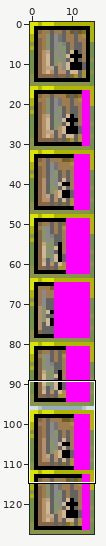
File history of a sprite sheet, arm9/graphics/Exit25.png. The picture above shows the old version from afar; the outline marks the close-up.
Close-up. First the earlier version:
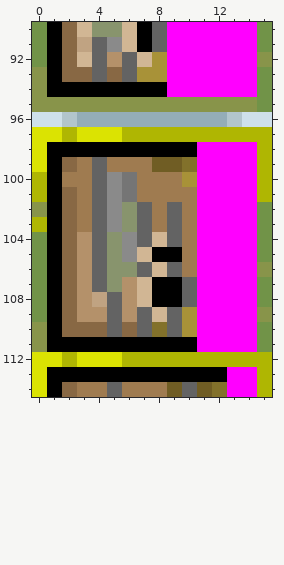
The file is 16x128 pixels. Shown: x 0..15, y 90..114.
The same view after the edit:
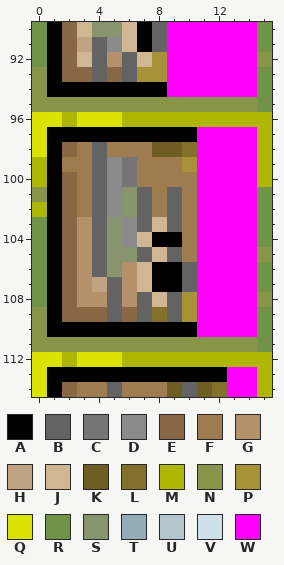
Palette (. is transparent): A #000000  B #636363  C #757575  D #8a8a8a  E #886844  F #9f7b50  G #b4916a  H #c0a382  J #d1b694  K #705d24  L #82712b  M #afb602  N #88944a  P #a89238  Q #dbe302  R #719348  S #88946d  T #94adb8  U #b2c5cc  V #cee0ea  W #ff00ff
The exact change:
@@ x 0..15 @@
  95 NNNNNNNNNNNNNNNR
- 96 VVUTTTTTTTTTTUVV
- 97 QQMQQQMMMMMMMMMM
- 98 QAAAAAAAAAAWWWWM
- 99 QAEFBFFFKKLWWWWM
-100 MAFFBDCFFFPWWWWM
-101 MAEFBDCFFFFWWWWM
-102 NAEFBDSBFBFWWWWR
-103 MAEFBDSBFBFWWWWR
-104 RAEGBSDBJBFWWWWR
-105 RAEGBSDJAAFWWWWR
-106 RAEGBSSBJBFWWWWN
-107 RAEGBSGJAABWWWWR
-108 RAEGHBGJAABWWWWR
-109 RAEGGBGBJBPWWWWN
-110 NAEEEBEBLBPWWWWR
-111 NAAAAAAAAAAWWWWR
+ 96 QQMQQQMMMMMMMMMM
+ 97 QAAAAAAAAAAWWWWM
+ 98 QAEFBFFFKKLWWWWM
+ 99 MAFFBDCFFFPWWWWM
+100 MAEFBDCFFFFWWWWM
+101 NAEFBDSBFBFWWWWR
+102 MAEFBDSBFBFWWWWR
+103 RAEGBSDBJBFWWWWR
+104 RAEGBSDJAAFWWWWR
+105 RAEGBSSBJBFWWWWN
+106 RAEGBSGJAABWWWWR
+107 RAEGHBGJAABWWWWR
+108 RAEGGBGBJBPWWWWN
+109 NAEEEBEBLBPWWWWR
+110 NAAAAAAAAAAWWWWR
+111 NNNNNNNNNNNNNNNR
 112 QQMQQQMMMMMMMMMM
Where, in picture pixels (left, top, right, bottom), the same in both close-ups:
changed: (32, 112, 272, 352)
